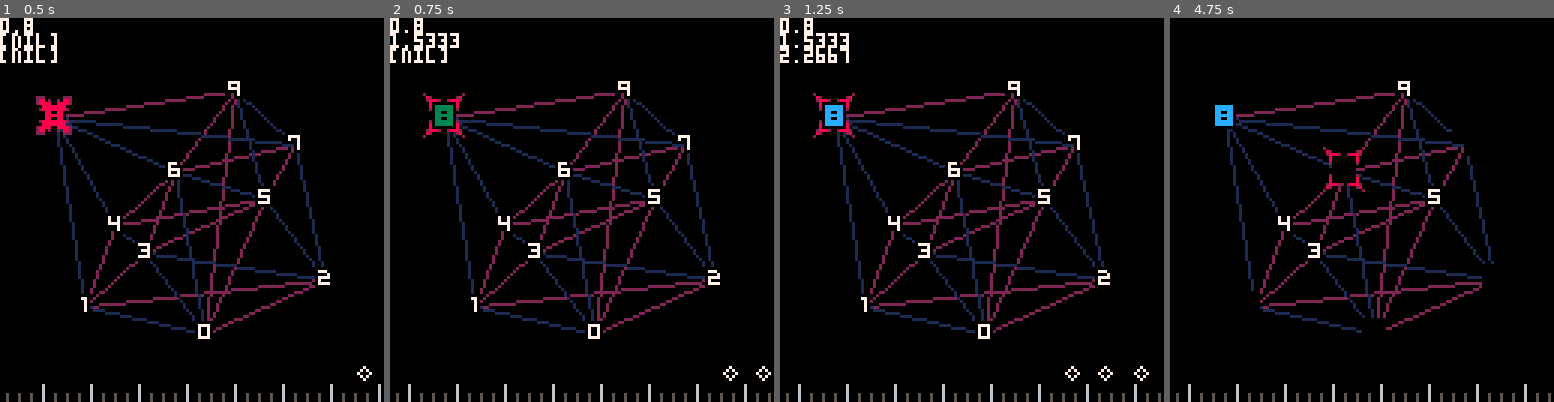
Above: before the commit, frames 1-4 (left to right).
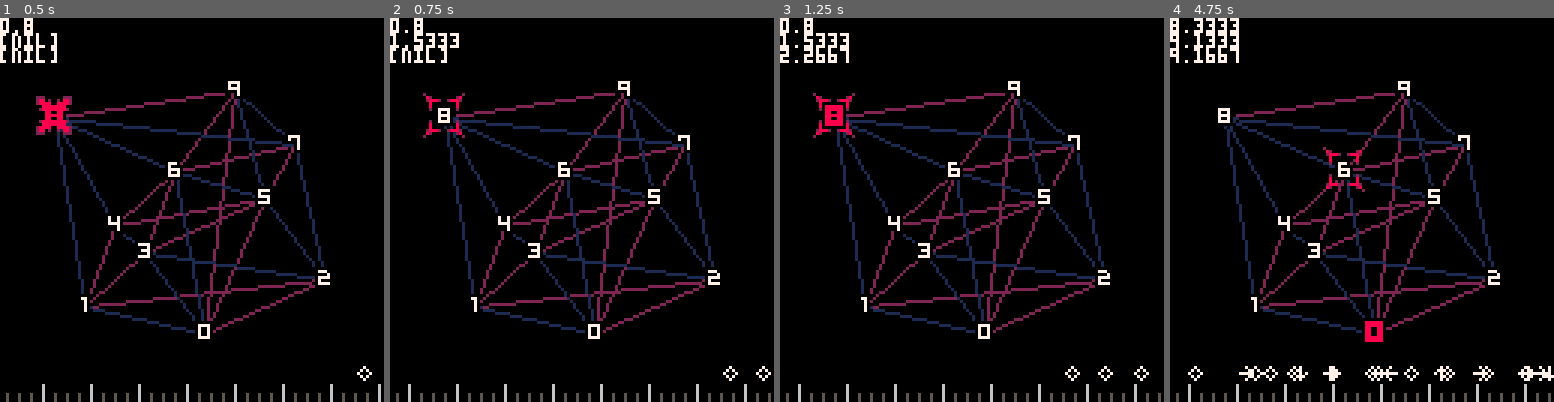
Above: after the commit, the same moments.

Repository: kisonecat/quarder
Game: PICO-8 cartridge fouro.p8
Same seed, same stepped clock (60 frames per second), same inputs: the game is played once before the commit and once after it.
Inputs:
- Up to frame 1 (0.5 s): tap X (X key) at 0.33 s
- Up to frame 2 (0.75 s): tap O (Z key) at 0.7 s
- Up to frame 3 (1.25 s): tap X (X key) at 1.07 s
- Up to frame 4 (4.75 s): hold Right 1.6-2.1 s; tap O (Z key) every 0.4 s from 1.7 to 4.5 s; tap X (X key) at 1.85, 2.97, 4.08 s; hold Up 2.15-2.42 s; hold Right 2.47-3.03 s; hold Left 3.08-3.58 s; hold Down 3.63-3.97 s; hold Right 4.02-4.68 s; hold Up from 4.73 s (still down)

Frame 1 is identical in both runs. In frame 2, 0.3% of the frame differs, in the area x 11-18%, y 22-29%; in frame 3, 0.2%; in frame 4, 2.7%, in the area x 0-100%, y 0-95%.

Commit message:
check if choices are in order

Diff:
--- a/fouro.p8
+++ b/fouro.p8
@@ -4,11 +4,20 @@
 -- in2the4
 -- by kisonecat
 
+sfx_move = 0
+sfx_beat = 1
+sfx_note_c = 2
+sfx_note_e = 3
+sfx_note_g = 4
+sfx_note_low_g = 5
+sfx_note_low_e = 6
+
 beats_per_second = 2
 last_beat = 0
 
 beats = {}
 beat_depth = 5
+direction = 0
 
 labels = {}
 bolded = {}
@@ -47,6 +56,122 @@
       cards[j] = cards[i]
       cards[i] = s
    end
+ end
+
+function reset_selection()
+   for i=1, 10 do
+      selected[i] = 0
+   end
+   selected_count = 0
+end
+
+function selection_error()
+   reset_selection()
+end
+
+function update_selection()
+   if (selected_count == 0) then
+      return
+   end
+
+   if (selected_count == 1) then
+      direction = 0
+      sfx(sfx_note_c)
+   end
+
+   local s1, s2, s3, s4
+
+   for i=1, 10 do
+      if selected[i] == 1 then
+	 s1 = i
+      end
+      if selected[i] == 2 then
+	 s2 = i
+      end
+      if selected[i] == 3 then
+	 s3 = i
+      end
+      if selected[i] == 4 then
+	 s4 = i
+      end
+   end
+
+   if (selected_count == 2) then
+      direction = 1
+      if (cards[s1] < cards[s2]) then
+	 direction = 1
+      end
+      if (cards[s1] > cards[s2]) then
+	 direction = -1
+      end
+
+      if (direction == 1) then
+	 sfx(sfx_note_e)
+      end
+      if (direction == -1) then
+	 sfx(sfx_note_low_g)
+      end
+   end
+
+   if (selected_count == 3) then
+      local good = false
+
+      if direction == 1 then
+	 if (cards[s2] < cards[s3]) then
+	    good = true
+	 end
+      end
+      if direction == -1 then
+	 if (cards[s2] > cards[s3]) then
+	    good = true
+	 end
+      end
+
+      if (good and direction == 1) then
+	 sfx(sfx_note_g)
+      end
+
+      if (good and direction == -1) then
+	 sfx(sfx_note_low_e)
+      end
+
+      if not good then
+	 selection_error()
+      end
+   end
+
+   if (selected_count == 4) then
+      local good = false
+
+      if direction == 1 then
+	 if (cards[s3] < cards[s4]) then
+	    good = true
+	 end
+      end
+      if direction == -1 then
+	 if (cards[s3] > cards[s4]) then
+	    good = true
+	 end
+      end
+
+      if (good and direction == 1) then
+	 sfx(sfx_note_c, 1)
+	 sfx(sfx_note_e, 2)
+	 sfx(sfx_note_g, 3)
+      end
+
+      if (good and direction == -1) then
+	 sfx(sfx_note_c, 1)
+	 sfx(sfx_note_low_g, 2)
+	 sfx(sfx_note_low_e, 3)
+      end
+
+      if not good then
+	 selection_error()
+      end
+
+      reset_selection()
+   end
 end
 
 function _update60()
@@ -55,13 +180,17 @@
    local move_select = false
 
    if (btnp(4) or btnp(5)) then
-      selected_count = selected_count + 1
-      selected[px] = selected_count
+      if selected[px] != 0 then
+	 reset_selection()
+	 selection_error()
+      else
+	 selected_count = selected_count + 1
+	 selected[px] = selected_count
+      end
+
       move_select = true
-
       add( timeline, { kind = 15, time = time() } )
-
-      sfx(selected_count+1)
+      update_selection()
    end
 
    if (btnp(1)) then
@@ -107,14 +236,14 @@
    end
 
    if move_x or move_y then
-      sfx(0)
+      sfx(sfx_move)
    end
 
    local t = time()
 
    if flr(t * beats_per_second) > flr(last_beat * beats_per_second) then
       last_beat = t
-      sfx(1)
+      sfx(sfx_beat)
    end
 
    if move_x or move_y or move_select then
@@ -184,7 +313,13 @@
    end
 
    for e in all(timeline) do
-      spr( e.kind, width*(e.time * beats_per_second * 4 - t) - 5, 128 - height - 8 )
+      local x = width*(e.time * beats_per_second * 4 - t) - 5
+      spr( e.kind, x, 128 - height - 8 )
+
+      -- delete items that are invisible
+      if x + 8 < 0 then
+	 del( timeline, e )
+      end
    end
 end
 
@@ -221,6 +356,8 @@
 	 spr( bolded[c], board_x(i), board_y(c) )
       end
    end
+
+   pal()
 
    if (time() - last_beat < 0.1) then
       spr( 2, board_x(px) - 4, board_y(py) - 4, 2, 2 )
Not shown, changed: the music (__music__) section of fouro.p8
Not shown, changed: the sound effects (__sfx__) section of fouro.p8
